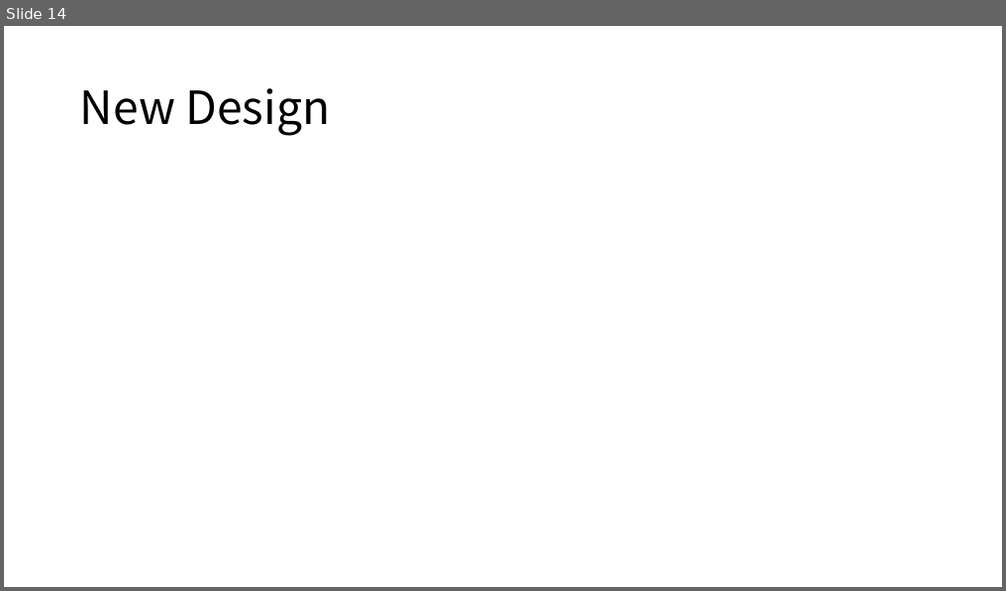
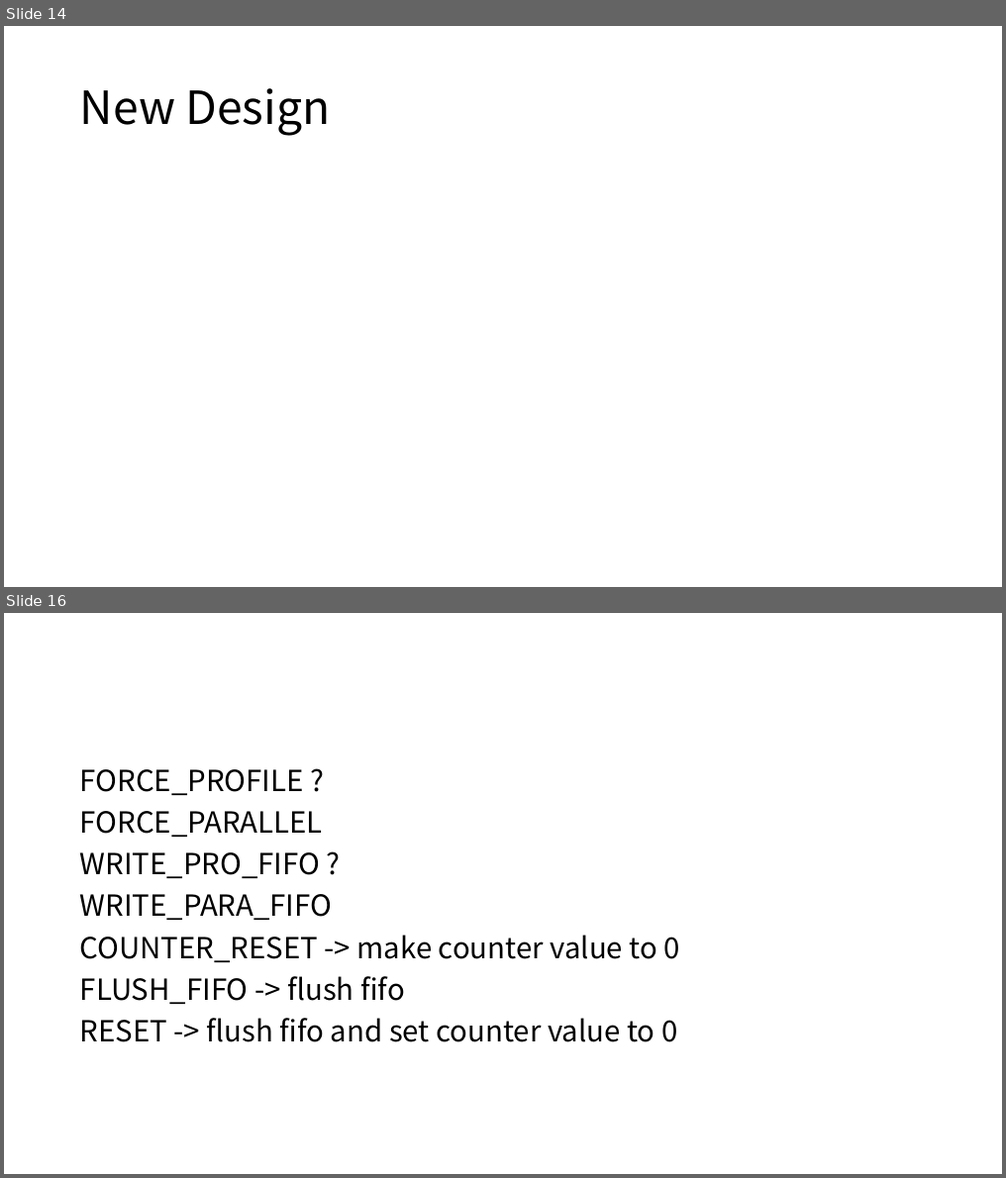
Before and after one commit to snu-quiqcl/AD9910, a slide deck: AD9912_MODULE.pptx. Shown one above the other, each under a label of ours: slide 14 before the commit, slides 14 and 16 after it; the slides between them are not shown. The pictures are 1006x591 and 1006x1178 pixels, drawn with LibreOffice and Linux fonts; fonts in the diff are those of the drawing. Boxes give left, top, right and bottom in pixels: in the first picture for what was removed or moved away, otherwise in the second. Text is boxed around its words. In the diff, an @@ line names an element or a change of style, - is before the commit and + after.

```diff
--- a/AD9912_MODULE.pptx
+++ b/AD9912_MODULE.pptx
@@ slide 16 added at [4, 613, 1002, 1174], background #FFFFFF @@
@@ text added at [80, 769, 680, 1043], 28 pt, text #000000 @@
+FORCE_PROFILE ?
+FORCE_PARALLEL
+WRITE_PRO_FIFO ?
+WRITE_PARA_FIFO
+COUNTER_RESET -> make counter value to 0
+FLUSH_FIFO -> flush fifo
+RESET -> flush fifo and set counter value to 0
```
Also in this commit, not shown: 2 slides changed, 4 other slides added, 1 slide removed.
